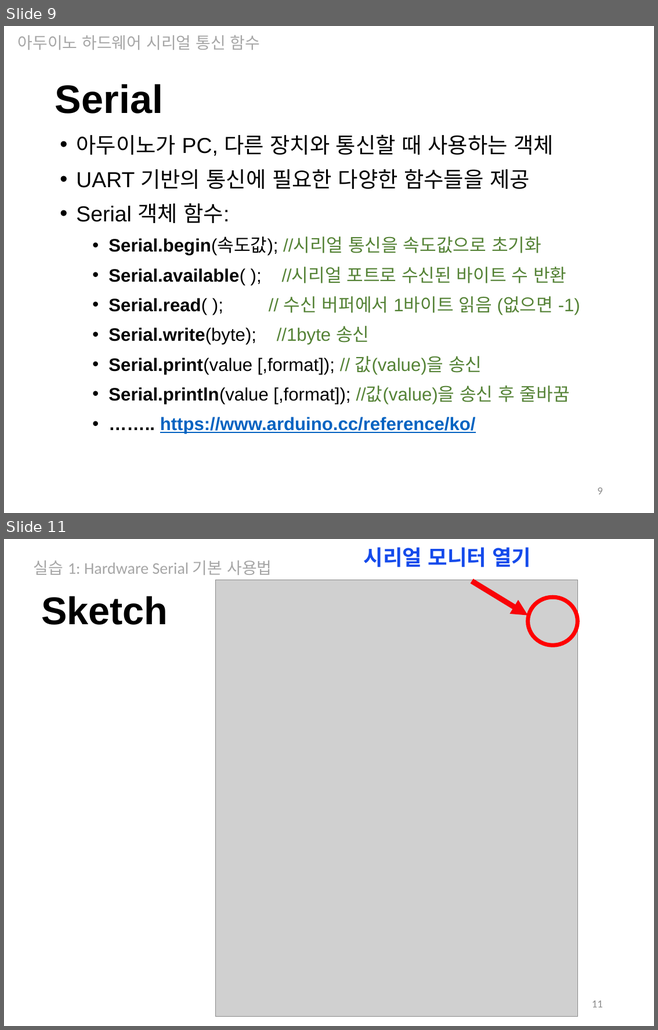
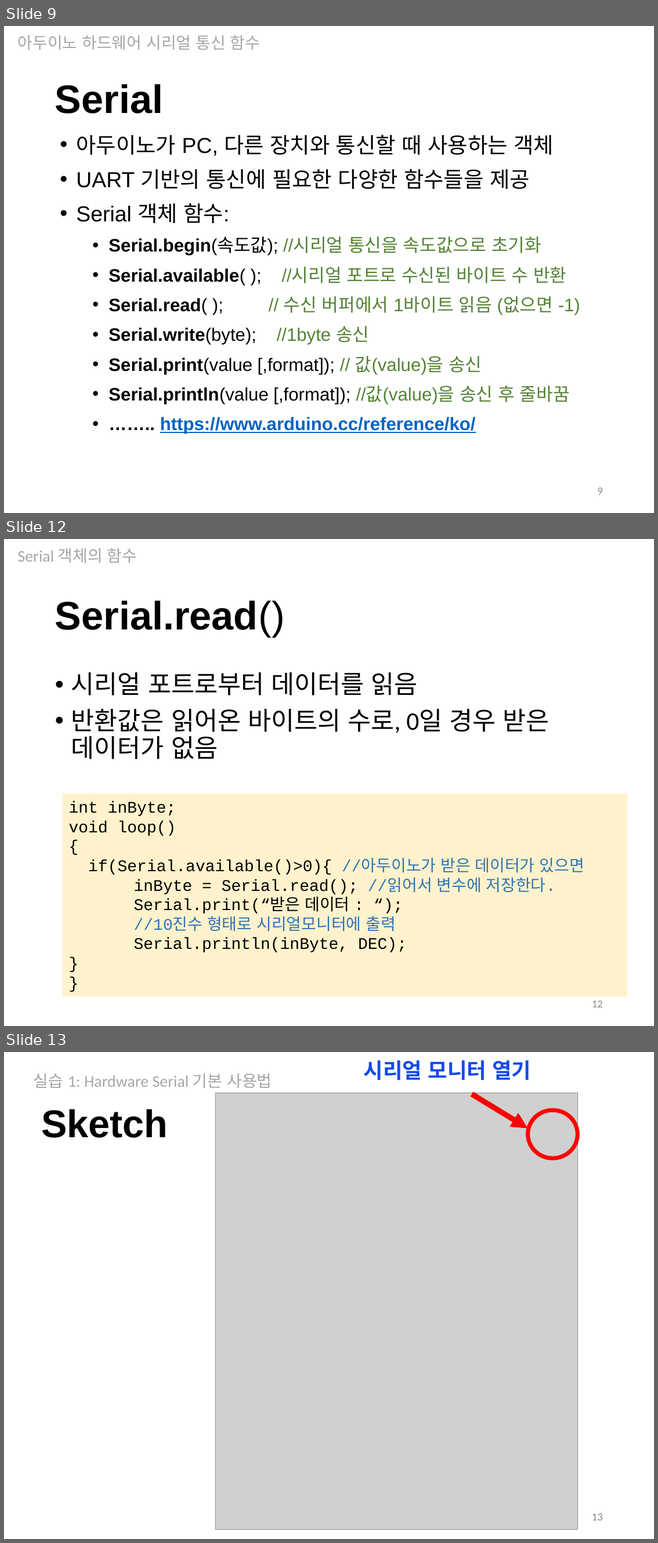
Before and after one commit to iot2019/Week05, a slide deck: Week05.pptx. Shown one above the other, each under a label of ours: slides 9 and 11 before the commit, slides 9, 12 and 13 after it; the slides between them are not shown. The pictures are 658x1030 and 658x1543 pixels, drawn with LibreOffice and Linux fonts; fonts in the diff are those of the drawing; grey boxes stand for pictures. Boxes give left, top, right and bottom in pixels: in the first picture for what was removed or moved away, otherwise in the second. Text is boxed around its words. In the diff, an @@ line names an element or a change of style, - is before the commit and + after.

```diff
--- a/Week05.pptx
+++ b/Week05.pptx
@@ slide 12 added at <box>4,539,654,1026</box>, background #FFFFFF @@
@@ text added at <box>18,548,137,563</box>, 18 pt, text #A6A6A6 @@
+Serial 객체의 함수
@@ text added at <box>55,600,285,637</box>, 44 pt, text #000000, bold @@
+Serial.read()
@@ text added at <box>71,672,549,759</box>, 28 pt, text #000000 @@
+• 시리얼 포트로부터 데이터를 읽음
+• 반환값은 읽어온 바이트의 수로, 0일 경우 받은 데이터가 없음
@@ rectangle added at <box>63,794,627,997</box>, fill #FFF2CC, 18 pt, text #000000 @@
+int inByte;
+void loop()
+{
+if(Serial.available()>0){ //아두이노가 받은 데이터가 있으면
+inByte = Serial.read(); //읽어서 변수에 저장한다.
+Serial.print(“받은 데이터 : “);
+//10진수 형태로 시리얼모니터에 출력
+Serial.println(inByte, DEC);
+}
+}
@@ page number added at <box>592,1001,603,1008</box>, 12 pt, text #8C8C8C @@
+12
@@ what was slide 11 is now slide 13 @@
@@ page number at <box>592,1514,603,1521</box>: text changed @@
-11
+13
```
Also in this commit, not shown: 5 slides changed, 4 other slides added.
